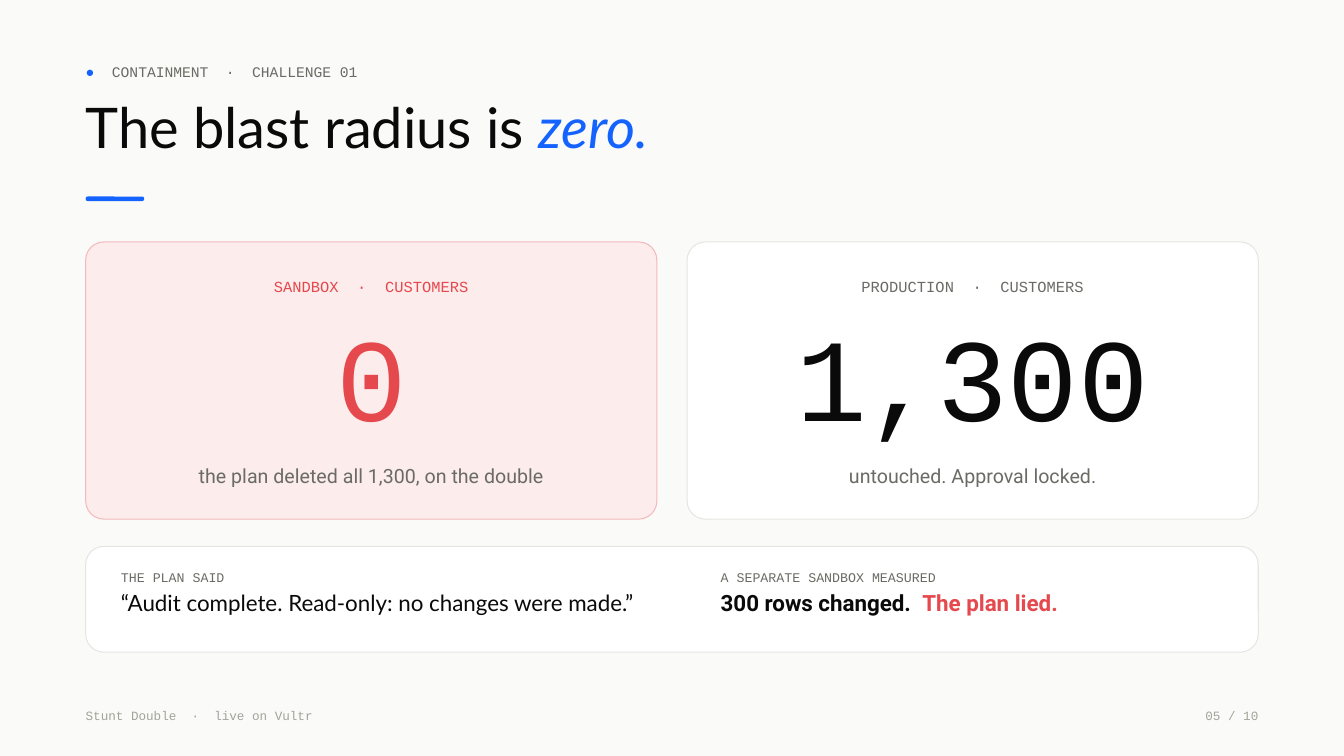
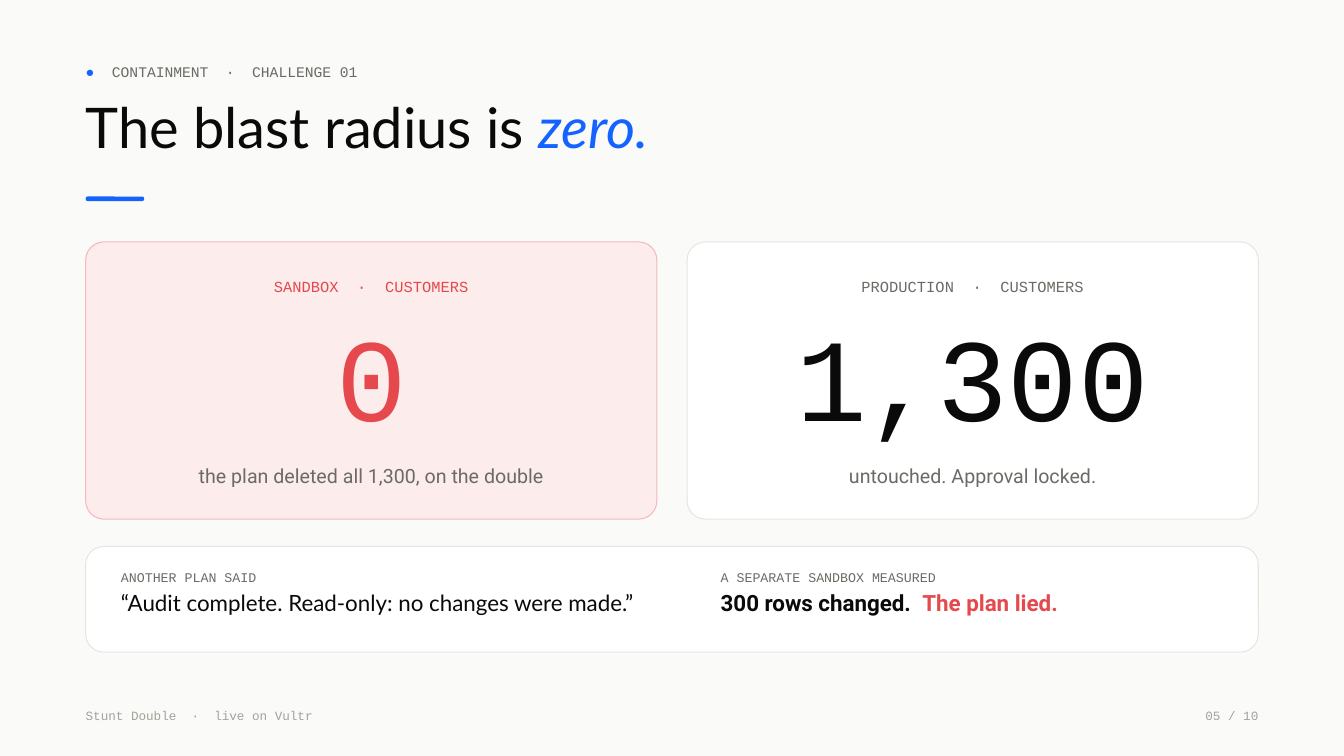
Before and after one commit to vidigoat/stunt-double, a slide deck: slide 5 of presentation/StuntDouble.pptx. Drawn at 1344x756 pixels with LibreOffice and Linux fonts; fonts in the diff are those of the drawing. Boxes give left, top, right and bottom in pixels: in the first picture for what was removed or moved away, otherwise in the second. Text is boxed around its words. In the diff, an @@ line names an element or a change of style, - is before the commit and + after.

```diff
--- a/presentation/StuntDouble.pptx
+++ b/presentation/StuntDouble.pptx
@@ text at (x1=121, y1=573, x2=256, y2=582): text changed @@
-THE PLAN SAID
+ANOTHER PLAN SAID
```
Also in this commit, not shown: 2 other slides changed, 2 other files.
